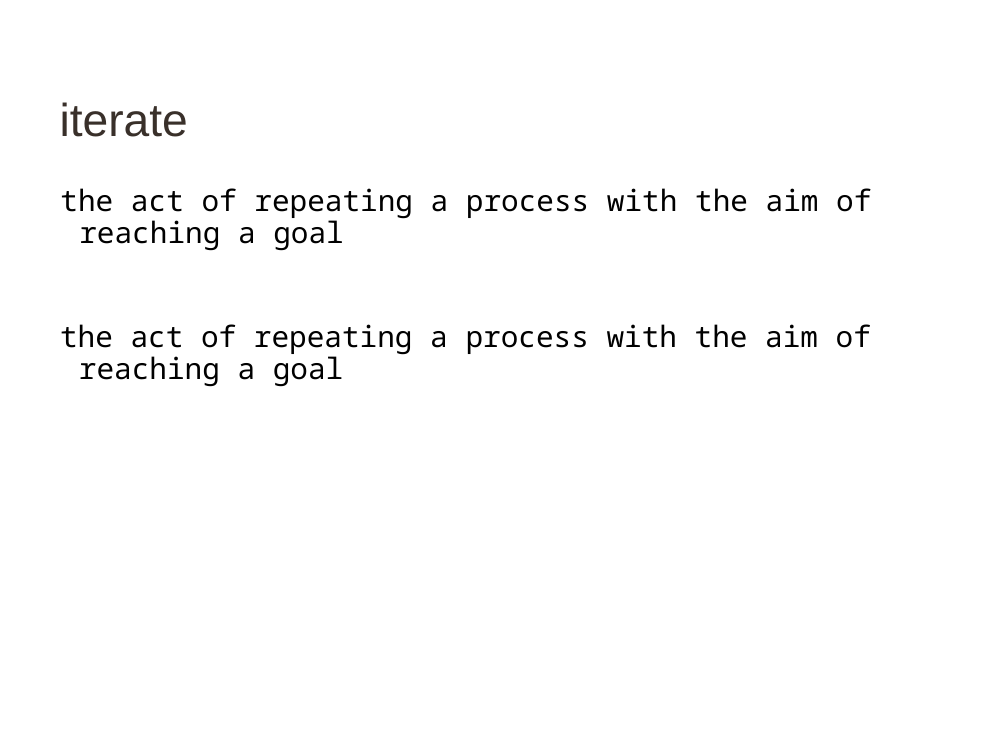
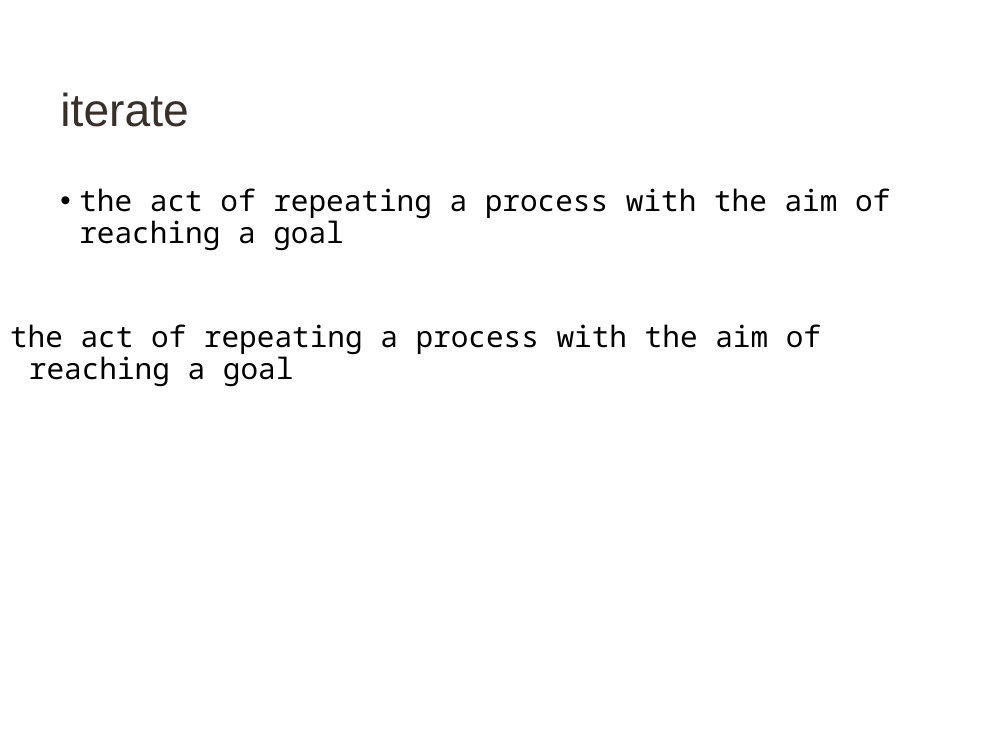
Before and after one commit to taps3/bootstrapcsp, a slide deck: slide 66 of bootstrapcsp_slidedeck.pptx (slide 67 before the commit). Drawn at 1008x756 pixels with LibreOffice and Linux fonts; fonts in the diff are those of the drawing. Boxes give left, top, right and bottom in pixels: in the first picture for what was removed or moved away, otherwise in the second. Text is boxed around its words. In the diff, an @@ line names an element or a change of style, - is before the commit and + after.

```diff
--- a/bootstrapcsp_slidedeck.pptx
+++ b/bootstrapcsp_slidedeck.pptx
@@ title "iterate" moved from (x1=60, y1=102, x2=188, y2=137) to (x1=60, y1=92, x2=188, y2=127) @@
@@ text "the act of repeating a ..." at (x1=79, y1=188, x2=890, y2=251): bullet none to • @@
@@ text "the act of repeating a ..." moved from (x1=60, y1=324, x2=871, y2=387) to (x1=10, y1=324, x2=821, y2=387) @@
```
Also in this commit, not shown: 148 other slides changed, 1 slide added, 2 slides removed, 15 other files.
